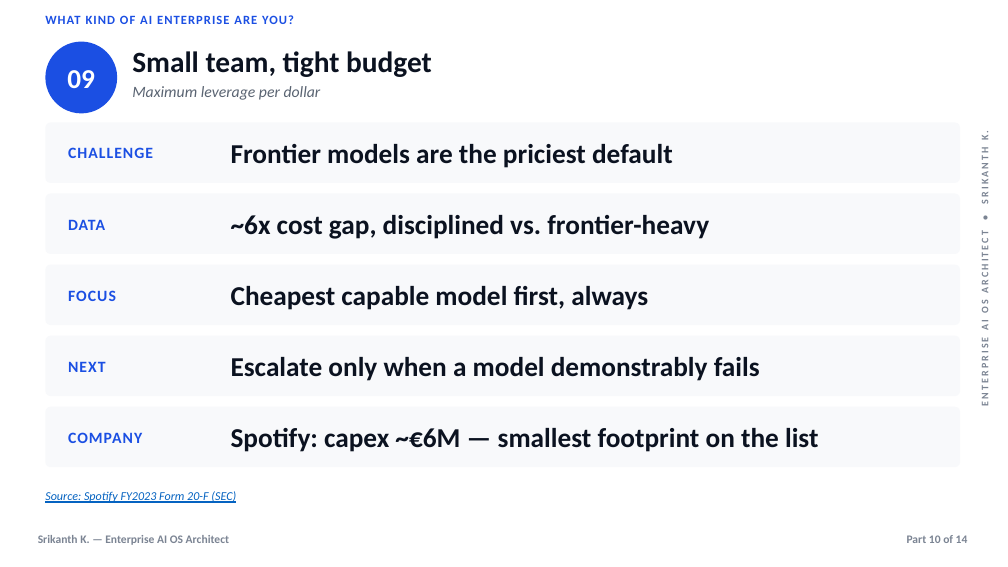
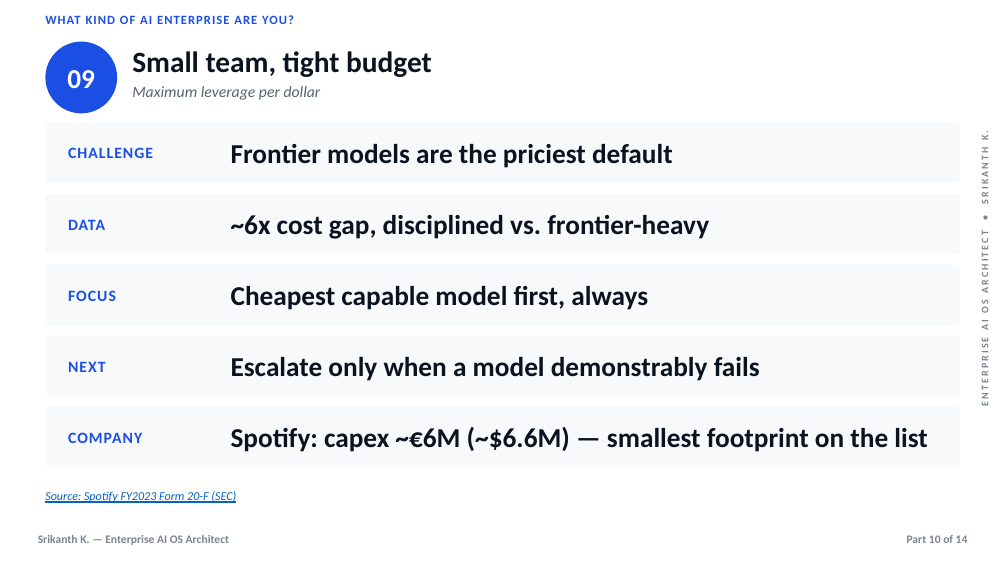
Before and after one commit to SK4ALL/enterprise-ai-playbook, a slide deck: slide 10 of Enterprise_AI_Playbook.pptx. Drawn at 1008x567 pixels with LibreOffice and Linux fonts; fonts in the diff are those of the drawing. Boxes give left, top, right and bottom in pixels: in the first picture for what was removed or moved away, otherwise in the second. Text is boxed around its words. In the diff, an @@ line names an element or a change of style, - is before the commit and + after.

```diff
--- a/Enterprise_AI_Playbook.pptx
+++ b/Enterprise_AI_Playbook.pptx
@@ text at [231,427,927,452]: text changed @@
-Spotify: capex ~€6M — smallest footprint on the list
+Spotify: capex ~€6M (~$6.6M) — smallest footprint on the list
```
Also in this commit, not shown: 4 other files.
